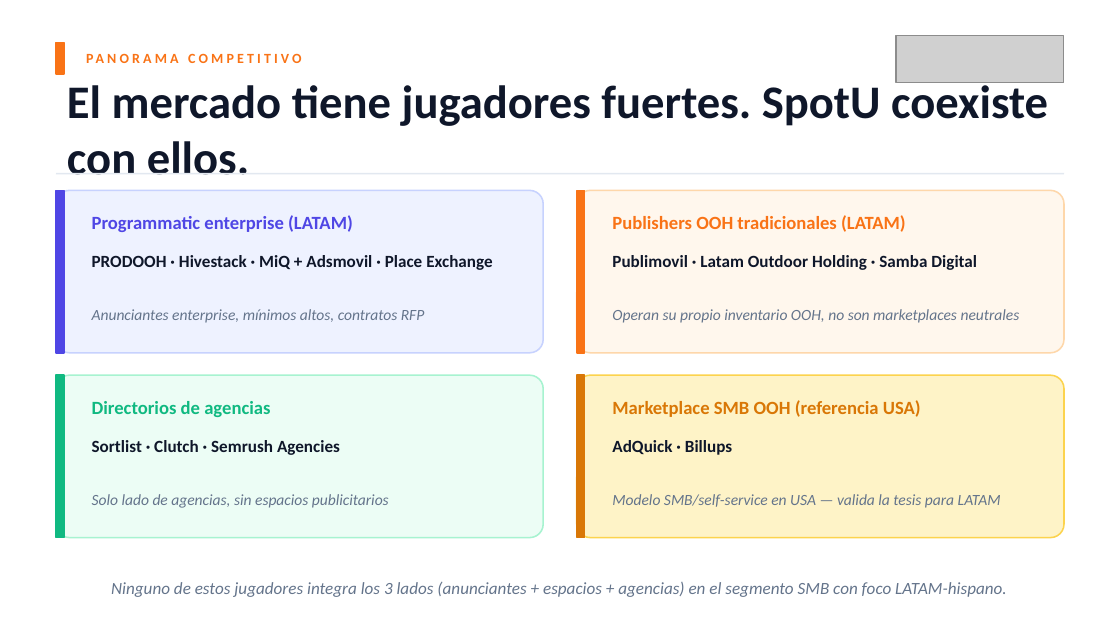
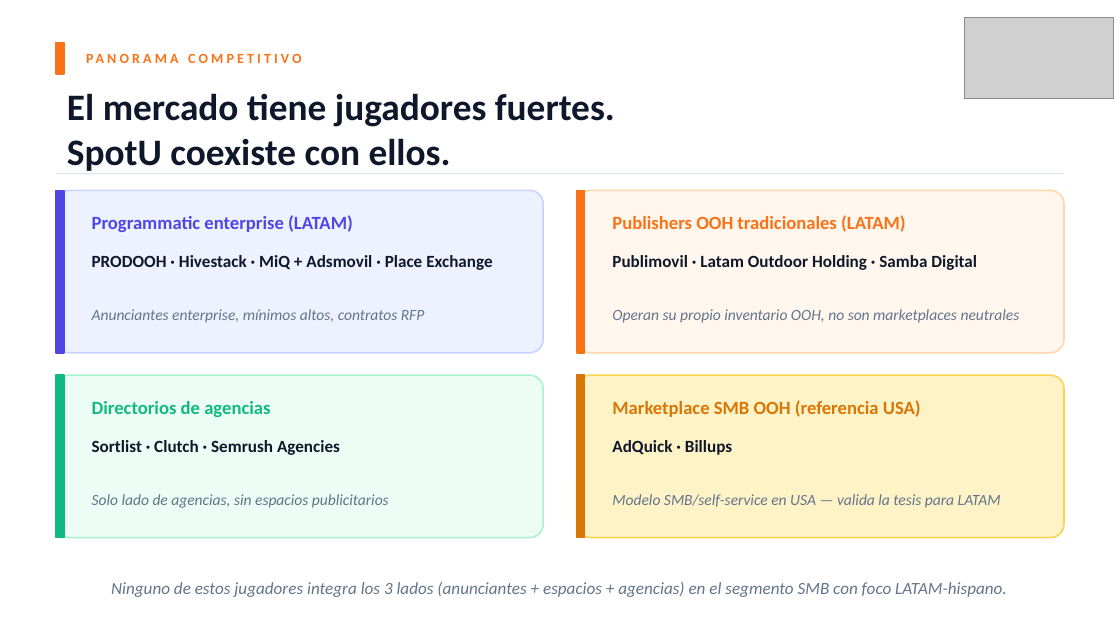
Before and after one commit to SpotU-online-org/spotu-webapp, a slide deck: slide 8 of docs/partners/SpotU_Presentacion.pptx. Drawn at 1120x630 pixels with LibreOffice and Linux fonts; fonts in the diff are those of the drawing; grey boxes stand for pictures. Boxes give left, top, right and bottom in pixels: in the first picture for what was removed or moved away, otherwise in the second. Text is boxed around its words. In the diff, an @@ line names an element or a change of style, - is before the commit and + after.

```diff
--- a/docs/partners/SpotU_Presentacion.pptx
+++ b/docs/partners/SpotU_Presentacion.pptx
@@ picture added at [965, 18, 1114, 100] @@
@@ picture removed at [896, 36, 1064, 83] @@
@@ text at [67, 93, 615, 171]: text changed; size 30 to 24 pt @@
-El mercado tiene jugadores fuertes. SpotU coexiste con ellos.
+El mercado tiene jugadores fuertes.
+SpotU coexiste con ellos.
```
Also in this commit, not shown: 12 other slides changed, 3 other files.
